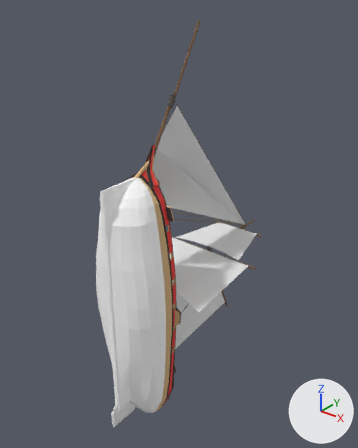
Before and after pictures for a commit that changed the Blender file Assets/Models/Sloop2_03.blend.
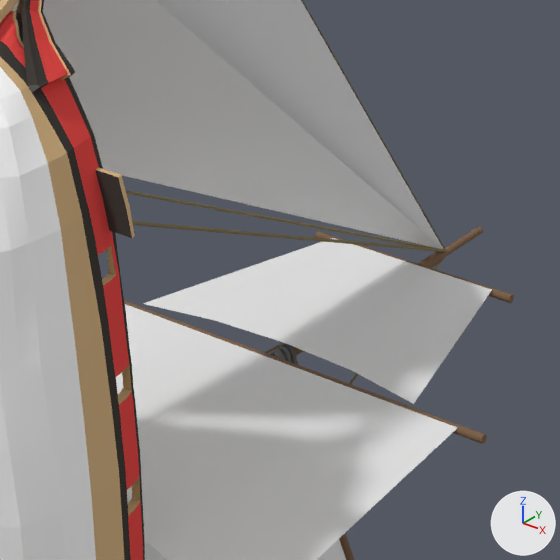
Old and new are each drawn whole from a 50 mm camera at (35.1, -34.0, 35.1) aimed at (-1.2, 11.3, 7.0) and again close up on the part from 40% to 76% of the width and 37% to 66% of the height. Arrows for +X, +Y and +Z are at lower right; the lights stay in place.

The first close-up shows 'CourseSail', 'CourseSailMast', 'FrontSail1', 'FrontSail2', 'Hull', 'Ropes', 'TopDeck', 'TopSail'.
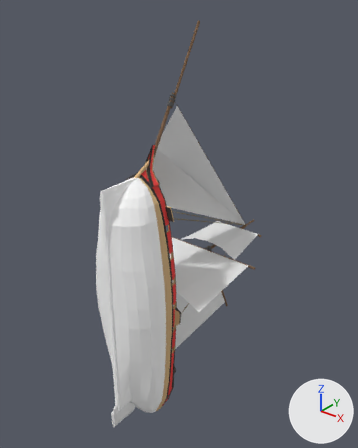
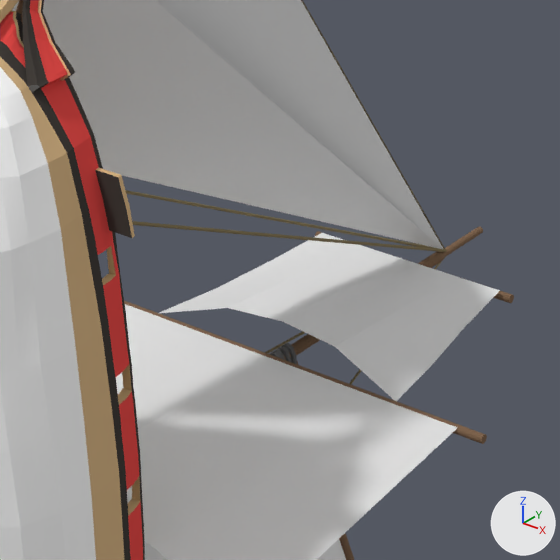
Pixel boxes [x1, y1, x2, y2] of what changed, in the close-ups (560 x 560 px):
'TopSail', reshaped, moved, modifiers changed: before [143, 238, 492, 404]; after [160, 233, 500, 401]

Edits to the bpy script that builds the scene:
```text
Change me_plane_006:
    used by ob_topsail; parent = ob_topsailmast; location = (0.0, 20.46, 1.909)
    remove me_plane_006.from_pydata(...)  # 153 vertices, 128 faces; spans x -5.37..5.37, y -4.68..3.55, z 0.0
    add me_plane_006.from_pydata(...)  # 12 vertices, 6 faces; spans x 0.0..4.72, y -4.11..3.96, z -0.76..0.28
    me_plane_006 part 1: the whole mesh is rebuilt
Change ob_topsail:
    ob_topsail.location: (0.0, 20.46, 1.909) -> (0.0, 19.9, 2.493)
    where _m = ob_topsail.modifiers.new('Subsurf', 'SUBSURF')
    add _m.levels = 0
    add _m = ob_topsail.modifiers.new('Mirror', 'MIRROR')
```
